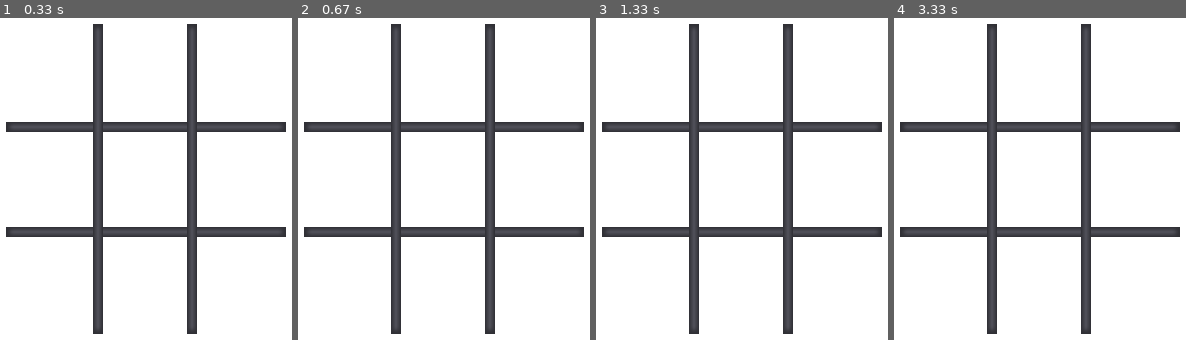
Above: before the commit, frames 1-4 (left to right).
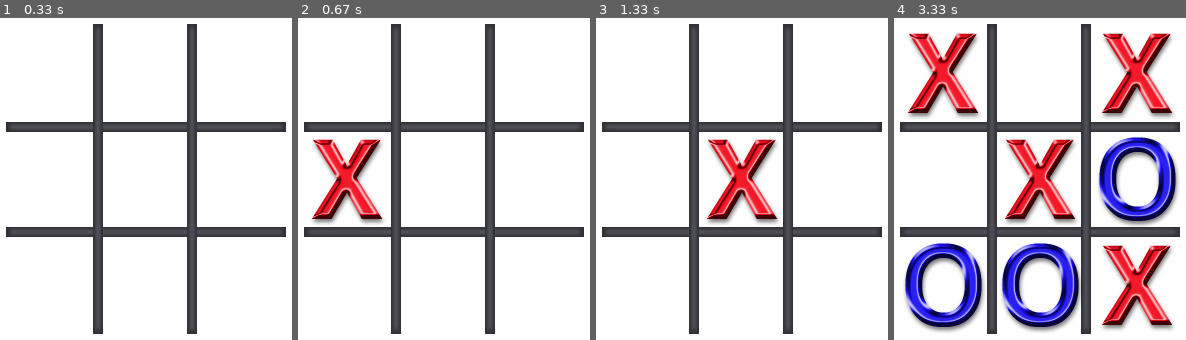
Above: after the commit, the same moments.

Repository: bhasinn01/Dino_Game
Game: pygame game, started from 99a-PygameAPITutorials/05-TicTacToe/TicTacToe.py
The game is run twice, just before and just after one commit, with the same random seed, the same clock (stepped at 60 frames per second) and the same inputs.
Inputs (mouse positions are in pixels of both pictures, inside the frame that each line leads up to):
- Up to frame 1 (0.33 s): no input
- Up to frame 2 (0.67 s): press the mouse at (446, 201) at 0.37 s; move the mouse to (400, 188) at 0.47 s; release the mouse at (350, 175) at 0.6 s
- Up to frame 3 (1.33 s): tap Space at 0.67 s; click (785, 207) at 1.05 s
- Up to frame 4 (3.33 s): click (1022, 278) at 1.38 s; click (1139, 236) at 1.72 s; click (1156, 162) at 2.05 s; click (1118, 104) at 2.38 s; click (949, 243) at 2.72 s; click (958, 104) at 3.05 s

Frame 1 is identical in both runs. In frame 2, 3.8% of the frame differs, in the area x 4-30%, y 37-64%; in frame 3, 3.8%; in frame 4, 29%, in the area x 3-98%, y 4-98%.

Commit message:
User actions

Diff:
--- a/99a-PygameAPITutorials/05-TicTacToe/TicTacToe.py
+++ b/99a-PygameAPITutorials/05-TicTacToe/TicTacToe.py
@@ -116,14 +116,22 @@
 
     def check_event(self, event):
         """ Takes actions as necessary based on the current event. """
-        # TODO 16: If the event is pygame.MOUSEBUTTONUP
+        # DONE 16: If the event is pygame.MOUSEBUTTONUP
         #     Get the mouse click position as x and y variables
         #     Convert the x and y variables into row and col using get_row_col
         #     Inform the model object about this event
-        # TODO 17: If the event is pygame.KEYDOWN
+        if event.type == pygame.MOUSEBUTTONUP:
+            click_x, click_y = pygame.mouse.get_pos()
+            row, col = get_row_col(click_x, click_y)
+            self.game.take_turn(row, col)
+
+        # DONE 17: If the event is pygame.KEYDOWN
         #     Get the pressed_keys
         #     If the key is pygame.K_SPACE, then reset the game.
-        pass
+        if event.type == pygame.KEYDOWN:
+            pressed_keys = pygame.key.get_pressed()
+            if pressed_keys[pygame.K_SPACE]:
+                self.game = Game()
 
     def draw(self):
         """ Draw the board based on the marked store in the board configuration array """
